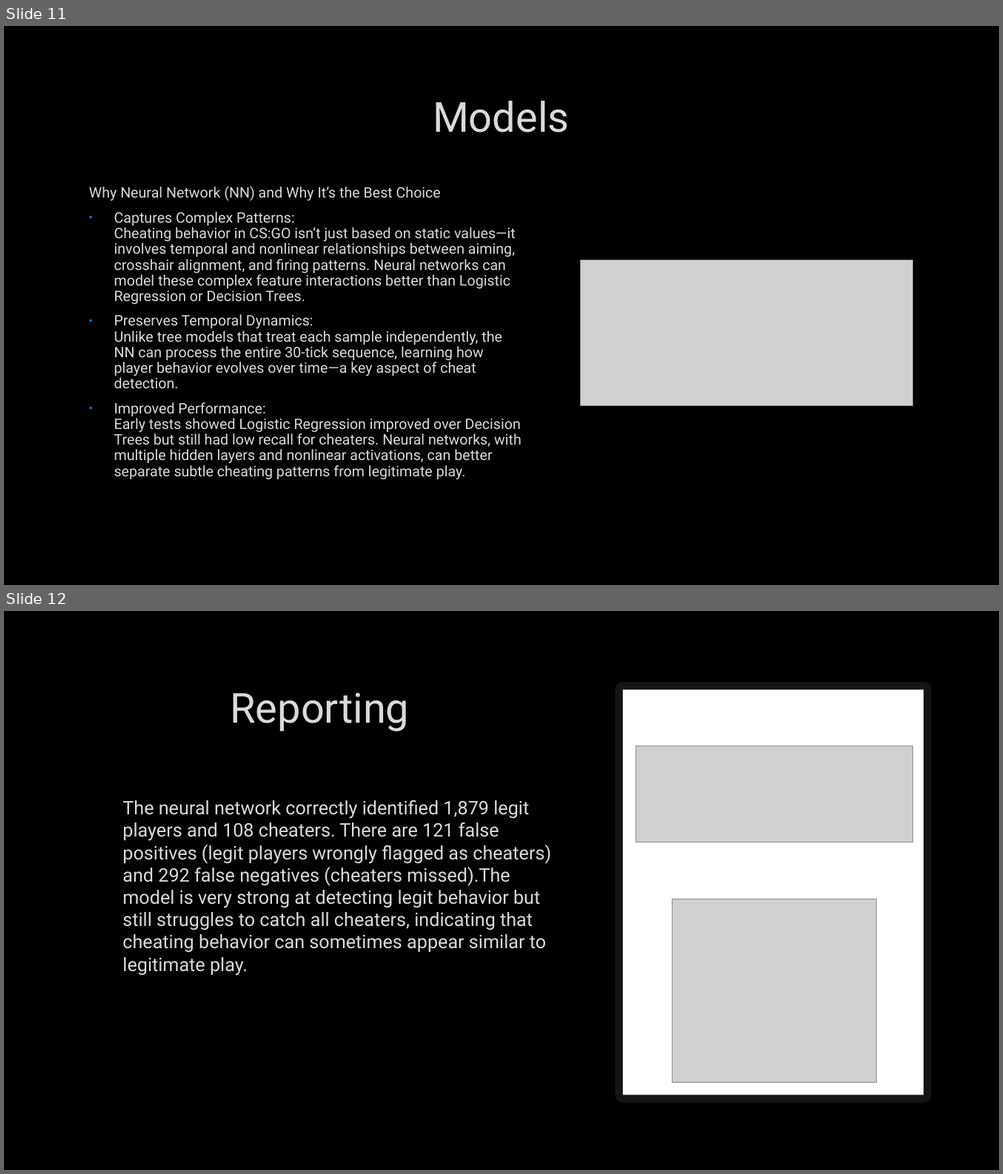
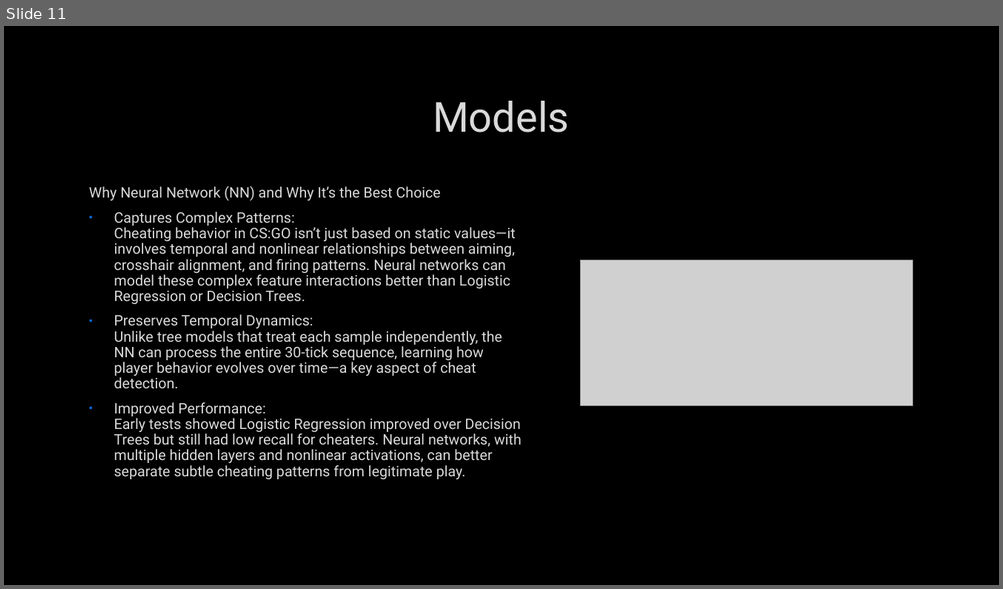
Before and after one commit to KSaB22/datascience, a slide deck: Pipeline presentation.pptx. Shown one above the other, each under a label of ours: slides 11 and 12 before the commit, slide 11 after it. The pictures are 1003x1174 and 1003x589 pixels, drawn with LibreOffice and Linux fonts; fonts in the diff are those of the drawing; grey boxes stand for pictures; background and template pictures are left out. Boxes give left, top, right and bottom in pixels: in the first picture for what was removed or moved away, otherwise in the second. Text is boxed around its words. In the diff, an @@ line names an element or a change of style, - is before the commit and + after.

```diff
--- a/Pipeline presentation.pptx
+++ b/Pipeline presentation.pptx
@@ slide 12 removed at (4,611,999,1170), background picture (left out) @@
@@ title removed at (230,692,409,732) @@
-Reporting
@@ rectangle removed at (623,690,923,1096) @@
@@ picture removed at (636,746,913,843) @@
@@ text removed at (122,800,551,976) @@
-  The neural network correctly identified 1,879 legit players and 108 cheaters. There are 121 false positives (legit players wrongly flagged as cheaters) and 292 false negatives (cheaters missed).The model is very strong at detecting legit behavior but still struggles to catch all cheaters, indicating that cheating behavior can sometimes appear similar to legitimate play.
@@ picture removed at (672,899,877,1082) @@
```
Also in this commit, not shown: 1 slide changed, 2 slides added, 1 other file.
